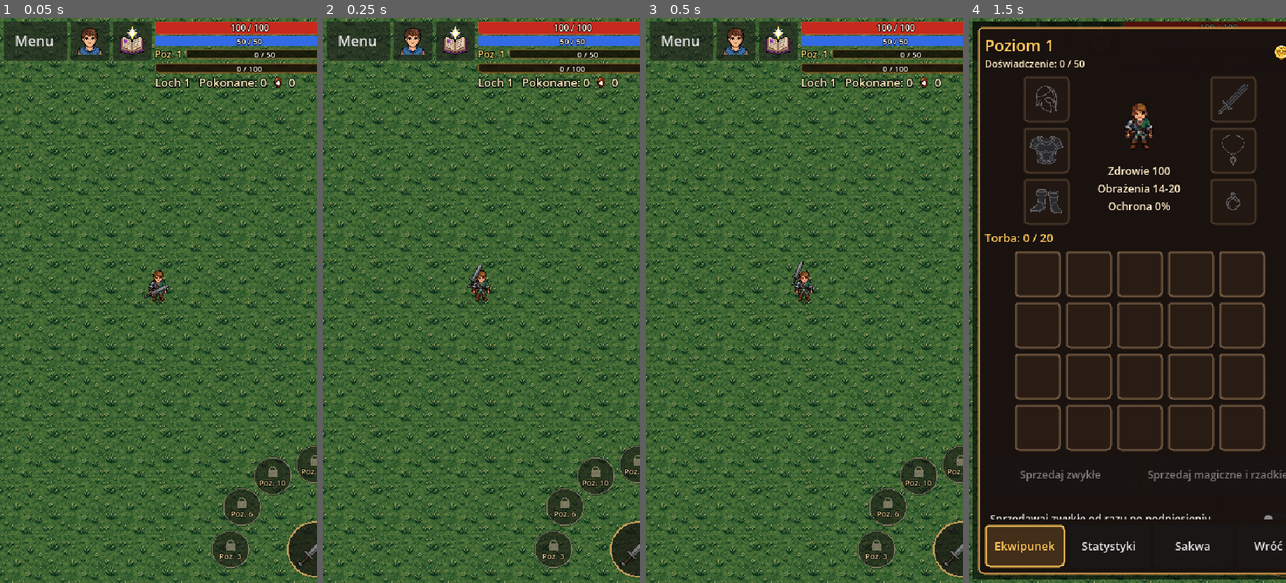
Above: before the commit, frames 1-4 (left to right).
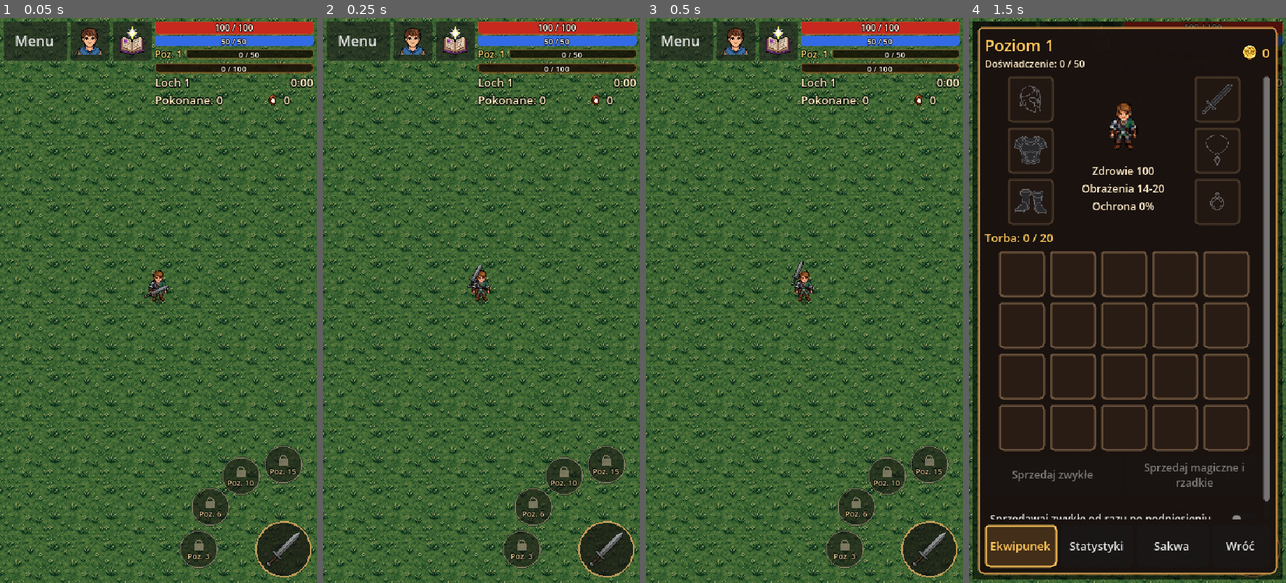
Above: after the commit, the same moments.

Repository: slota145/Watra-Mobile
Game: Godot game, scene res://scenes/horde.tscn
The game is run twice, just before and just after one commit, with the same random seed, the same clock (stepped at 60 frames per second) and the same inputs. This scene is started directly instead of the project's main scene. Sound files missing from this copy of the repository are replaced by a short silence.
Inputs (mouse positions are in pixels of both pictures, inside the frame that each line leads up to):
- Up to frame 1 (0.05 s): no input
- Up to frame 2 (0.25 s): no input
- Up to frame 3 (0.5 s): no input
- Up to frame 4 (1.5 s): click (1057, 40) at 0.5 s; click (1045, 97) at 1.27 s

The runs differ from the first frame. In frame 1, 6.6% of the frame differs, in the area x 48-100%, y 0-99%; in frame 2, 6.6%; in frame 3, 6.6%; in frame 4, 17%, in the area x 6-100%, y 0-100%.

Commit message:
Nowe statystyki przedmiotów (krytyki, zdrowie za zabicie, odnowienie, przeciw elitom, odnowa many) i poprawka górnego paska w lochu
Co-Authored-By: Claude Opus 5.5 <noreply@anthropic.com>
Claude-Session: https://claude.ai/code/session_01Ves32FHPfpwxGxzWd5wY4n

Diff:
--- a/scripts/items.gd
+++ b/scripts/items.gd
@@ -57,7 +57,10 @@
 
 ## Cechy postaci, które dają przedmioty: nazwa we wzorze (z liczbą), czy w procentach.
 ## hp - zdrowie, mana, damage_pct - obrażenia, attack_speed_pct - szybkość ataku, move_pct - szybkość ruchu,
-## regen - zdrowie na sekundę, protection_pct - mniej obrażeń od potworów, xp_pct - więcej doświadczenia.
+## regen - zdrowie na sekundę, protection_pct - mniej obrażeń od potworów, xp_pct - więcej doświadczenia,
+## crit_pct - szansa na trafienie krytyczne (do bazowych HeroStats.CRIT_CHANCE), crit_dmg_pct - obrażenia krytyczne
+## (do bazowych HeroStats.CRIT_DAMAGE), life_on_kill - zdrowie za zabicie potwora, cdr_pct - krótsze odnowienie
+## umiejętności, elite_dmg_pct - obrażenia przeciw elitom i bossom, mana_regen - mana na sekundę (do HeroLevels.MANA_REGEN).
 const STAT_FORMATS := {
 	"hp": "+%d do zdrowia",
 	"mana": "+%d do many",
@@ -67,6 +70,12 @@
 	"regen": "+%.1f zdrowia na sekundę",
 	"protection_pct": "+%d%% ochrony przed obrażeniami",
 	"xp_pct": "+%d%% doświadczenia",
+	"crit_pct": "+%d%% szansy na trafienie krytyczne",
+	"crit_dmg_pct": "+%d%% obrażeń krytycznych",
+	"life_on_kill": "+%d zdrowia za zabicie potwora",
+	"cdr_pct": "%d%% krótsze odnowienie umiejętności",
+	"elite_dmg_pct": "+%d%% obrażeń przeciw elitom i bossom",
+	"mana_regen": "+%.1f many na sekundę",
 }
 ## Losowe premie: [najmniej, najwięcej] na 1. poziomie lochu; `scales` - rośnie z siłą lochu (DungeonLevels.power),
 ## inaczej (procenty) rośnie płynnie o `per_level` z każdym poziomem lochu (decyzja autora 12.11.2026 - wcześniej
@@ -80,9 +89,18 @@
 	"regen": {"min": 0.4, "max": 1.2, "scales": true},
 	"protection_pct": {"min": 2.0, "max": 5.0, "per_level": 0.2},
 	"xp_pct": {"min": 4.0, "max": 10.0, "per_level": 0.4},
-}
+	"crit_pct": {"min": 2.0, "max": 4.0, "per_level": 0.1},
+	"crit_dmg_pct": {"min": 10.0, "max": 20.0, "per_level": 0.5},
+	"life_on_kill": {"min": 1.0, "max": 2.0, "scales": true},
+	"cdr_pct": {"min": 3.0, "max": 6.0, "per_level": 0.15},
+	"elite_dmg_pct": {"min": 6.0, "max": 12.0, "per_level": 0.5},
+	"mana_regen": {"min": 0.5, "max": 1.2, "scales": true},
+}
+## Premie z ułamkiem (jedno miejsce po przecinku), reszta - liczby całkowite.
+const DECIMAL_STATS := ["regen", "mana_regen"]
 ## Sufity sumy z całego ekwipunku (żeby postać nie stała się nieśmiertelna ani nie fruwała po lochu).
-const CAPS := {"protection_pct": 50.0, "move_pct": 50.0, "attack_speed_pct": 75.0}
+## Szansa na krytyk: 45% z przedmiotów + bazowe 5% = 50%; odnowienie najwyżej o 40% krótsze.
+const CAPS := {"protection_pct": 50.0, "move_pct": 50.0, "attack_speed_pct": 75.0, "crit_pct": 45.0, "cdr_pct": 40.0}
 ## Stała cecha każdego miejsca na 1. poziomie lochu (liczby rosną z siłą lochu, procenty o BASE_PCT_PER_LEVEL).
 ## Broń: obrażenia cięcia (od-do) zamiast zwykłego miecza postaci.
 const BASE := {
@@ -152,7 +170,7 @@
 		v *= DungeonLevels.power(level)
 	else:
 		v += a.get("per_level", 0.0) * (maxi(level, 1) - 1)
-	return snappedf(v, 0.1) if stat == "regen" else float(roundi(v))
+	return snappedf(v, 0.1) if stat in DECIMAL_STATS else float(roundi(v))
 
 
 static func roll_rarity(weights: Dictionary) -> String:
@@ -211,7 +229,7 @@
 static func stat_text(stat: String, value: float) -> String:
 	if stat == "damage":
 		return ""
-	if stat == "regen":
+	if stat in DECIMAL_STATS:
 		return Lang.t(STAT_FORMATS[stat]) % value
 	return Lang.t(STAT_FORMATS[stat]) % roundi(value)
 
@@ -314,7 +332,7 @@
 		for a in raw_affixes:
 			if a is Dictionary and STAT_FORMATS.has(a.get("stat", "")):
 				var v := float(a.get("value", 0))
-				affixes.append({"stat": a.stat, "value": snappedf(v, 0.1) if a.stat == "regen" else v})
+				affixes.append({"stat": a.stat, "value": snappedf(v, 0.1) if a.stat in DECIMAL_STATS else v})
 	var sockets: Array = []
 	var raw_sockets = data.get("sockets", [""])
 	if raw_sockets is Array:
--- a/scripts/proto/arena.gd
+++ b/scripts/proto/arena.gd
@@ -503,12 +503,19 @@
 	box.add_child(ember_bar)
 	ember_text = _bar_text(ember_bar, 9)
 	ember_text.text = "0 / %d" % DungeonLevels.SUMMON_COST
+	# dwa krótkie wiersze (w jednym nie mieściły się na 360 px i rozpychały cały interfejs): poziom i czas,
+	# pokonane i żar
 	var row := HBoxContainer.new()
 	row.mouse_filter = Control.MOUSE_FILTER_IGNORE
 	box.add_child(row)
 	level_label = _hud_label(tr("Loch %d") % level)
-	level_label.custom_minimum_size = Vector2(46, 0)
+	level_label.size_flags_horizontal = Control.SIZE_EXPAND_FILL
 	row.add_child(level_label)
+	time_label = _hud_label("0:00")
+	row.add_child(time_label)
+	row = HBoxContainer.new()
+	row.mouse_filter = Control.MOUSE_FILTER_IGNORE
+	box.add_child(row)
 	kills_label = _hud_label(tr("Pokonane: %d") % 0)
 	kills_label.size_flags_horizontal = Control.SIZE_EXPAND_FILL
 	row.add_child(kills_label)
@@ -522,8 +529,6 @@
 	embers_label = _hud_label("0")
 	embers_label.custom_minimum_size = Vector2(34, 0)
 	row.add_child(embers_label)
-	time_label = _hud_label("0:00")
-	row.add_child(time_label)
 	deaths_label = _hud_label(tr("Zgony: %d") % 0)
 	deaths_label.add_theme_color_override("font_color", Color(1, 0.45, 0.35))
 	deaths_label.visible = Game.dev_immortal
@@ -618,11 +623,16 @@
 	_apply_weapon()
 
 
-## Miecz: obrażenia z założonej broni, mnożnik z poziomu i premii, szybkość ataku.
+## Miecz: obrażenia z założonej broni, mnożnik z poziomu i premii, szybkość ataku, krytyki, premia przeciw elitom
+## i bossom, krótsze odnowienie umiejętności.
 func _apply_weapon() -> void:
 	weapon.damage = HeroStats.weapon_damage(gear)
 	weapon.damage_mult = HeroStats.damage_mult(Game.hero_level, gear)
 	weapon.speed_mult = HeroStats.attack_speed_mult(gear)
+	weapon.crit_chance = HeroStats.crit_chance(gear) / 100.0
+	weapon.crit_mult = HeroStats.crit_damage(gear) / 100.0
+	weapon.elite_mult = 1.0 + gear.get("elite_dmg_pct", 0.0) / 100.0
+	weapon.cooldown_cut = gear.get("cdr_pct", 0.0) / 100.0
 
 
 ## Umiejętności z miejsc na przyciski walki i do miecza (duży przycisk - umiejętność z auto atakiem).
--- a/scripts/proto/proto_hero.gd
+++ b/scripts/proto/proto_hero.gd
@@ -10,7 +10,7 @@
 ## Poziom postaci (`set_level`, HeroLevels) ustala największe zdrowie; awans (`level_up`) leczy do pełna
 ## ze złotym błyskiem, napisem „Poziom N!” i dźwiękiem. Przedmioty (`gear` - Items.totals) dokładają zdrowie, manę,
 ## szybkość ruchu, regenerację zdrowia i ochronę (mniej obrażeń od potworów).
-## Mana odnawia się sama (HeroLevels.MANA_REGEN), a wydają ją umiejętności miecza (`spend_mana`). Skok Mgnienia
+## Mana odnawia się sama (HeroLevels.MANA_REGEN i premia przedmiotów `mana_regen`), a wydają ją umiejętności miecza (`spend_mana`). Skok Mgnienia
 ## (`teleport`) przenosi postać od razu, zostawia gasnący cień w miejscu startu i daje chwilę nietykalności.
 
 signal health_changed(hp: int, max_hp: int)
@@ -91,7 +91,7 @@
 			hp = mini(hp + heal, max_hp)
 			health_changed.emit(hp, max_hp)
 	if mana < max_mana:
-		_mana_acc += HeroLevels.MANA_REGEN * delta
+		_mana_acc += (HeroLevels.MANA_REGEN + gear.get("mana_regen", 0.0)) * delta
 		if _mana_acc >= 1.0:
 			var add := int(_mana_acc)
 			_mana_acc -= add
--- a/scripts/proto/proto_horde.gd
+++ b/scripts/proto/proto_horde.gd
@@ -196,6 +196,9 @@
 
 func _on_died(g: ProtoGoblin) -> void:
 	_alive -= 1
+	var heal := roundi(hero.gear.get("life_on_kill", 0.0))
+	if heal > 0 and not hero.dead:
+		hero.heal(heal)  # premia przedmiotów: zdrowie za zabicie
 	kills += 1
 	kills_changed.emit(kills)
 	var ember := ProtoEmber.new()
--- a/scripts/proto/proto_target.gd
+++ b/scripts/proto/proto_target.gd
@@ -5,8 +5,14 @@
 ## Kamienie umiejętności (Gems): podpalenie (`burn` - obrażenia co BURN_TICK przez `burn_tick`, pomarańczowe liczby)
 ## i spowolnienie (`slow` - potwory mnożą prędkość przez `speed_factor()`); znaczki rysuje węzeł _Status pod celem.
 
+## Kolor i wielkość liczby trafienia krytycznego.
+const CRIT_COLOR := Color(1.0, 0.82, 0.25)
+const CRIT_SIZE := 15
+
 ## Wysokość środka celu nad ziemią (tam celuje broń i wyskakują liczby).
 var center_height := 18.0
+## Następna liczba obrażeń to trafienie krytyczne (ustawia miecz tuż przed take_damage; liczba złota, większa, z „!”).
+var crit_next := false
 
 
 ## Punkt, w który celuje broń.
@@ -81,9 +87,13 @@
 
 ## Liczba obrażeń wyskakująca nad celem.
 func spawn_number(amount: int, color := Color(1.0, 0.95, 0.8)) -> void:
+	var crit := crit_next
+	crit_next = false
 	var num := Label.new()
-	num.text = str(amount)
-	num.add_theme_font_size_override("font_size", 12)
+	num.text = str(amount) + ("!" if crit else "")
+	if crit:
+		color = CRIT_COLOR
+	num.add_theme_font_size_override("font_size", CRIT_SIZE if crit else 12)
 	num.add_theme_color_override("font_color", color)
 	num.add_theme_color_override("font_outline_color", Color(0.15, 0.08, 0.05))
 	num.add_theme_constant_override("outline_size", 4)
--- a/scripts/proto/proto_weapon.gd
+++ b/scripts/proto/proto_weapon.gd
@@ -163,6 +163,12 @@
 var damage := DAMAGE
 ## Mnożnik szybkości ataku (rozbieg, cięcie, powrót i odpoczynek trwają tyle razy krócej).
 var speed_mult := 1.0
+## Premie przedmiotów (ustawia arena z HeroStats): szansa na krytyk (0-1) i mnożnik krytyka, mnożnik obrażeń
+## przeciw elitom i bossom, skrócenie odnowienia umiejętności (0-1).
+var crit_chance := HeroStats.CRIT_CHANCE / 100.0
+var crit_mult := HeroStats.CRIT_DAMAGE / 100.0
+var elite_mult := 1.0
+var cooldown_cut := 0.0
 ## Czy gracz trzyma przycisk Mgnienia (skoki co FLICKER_INTERVAL, dopóki starcza many).
 var flicker_held := false
 ## Umiejętność pod dużym przyciskiem (Skills; zwykły cios - Skills.STRIKE).
@@ -518,13 +524,21 @@
 
 ## Odnowienie bez kamienia unikalnego (Młynek z nim - co tyle wybuch z 10. poziomu).
 func _cooldown_base(id: String) -> float:
-	return Skills.cooldown_of(id) * (1.0 - gem_power(id, "haste") / 100.0) * Skills.level_cost(level_of(id))
-
-
-## Trafienie umiejętnością `skill` - obrażenia i działanie jej kamieni (podpalenie, spowolnienie, leczenie, mana,
+	return Skills.cooldown_of(id) * (1.0 - gem_power(id, "haste") / 100.0) * Skills.level_cost(level_of(id)) \
+			* (1.0 - cooldown_cut)
+
+
+## Trafienie umiejętnością `skill` - premia przeciw elitom i bossom, trafienie krytyczne (złota liczba), obrażenia
+## i działanie jej kamieni (podpalenie, spowolnienie, leczenie, mana,
 ## piorun).
 func _deal(t: ProtoTarget, amount: int, from: Vector2, skill: String) -> void:
+	if t is ProtoChief or (t is ProtoGoblin and t.elite != null):
+		amount = roundi(amount * elite_mult)
+	if randf() < crit_chance:
+		amount = roundi(amount * crit_mult)
+		t.crit_next = true
 	t.take_damage(amount, from)
+	t.crit_next = false
 	var sockets: Array = skill_gems.get(skill, [])
 	if sockets.is_empty():
 		return
--- a/scripts/ui/hero_stats.gd
+++ b/scripts/ui/hero_stats.gd
@@ -27,8 +27,15 @@
 const LEFT_SLOTS := ["helmet", "armor", "boots"]
 const RIGHT_SLOTS := ["weapon", "amulet", "ring"]
 ## Kolejność statystyk w oknie; te z EXTRA_STATS pokazują się tylko, gdy przedmioty coś do nich dają.
-const STAT_KEYS := ["hp", "mana", "damage", "speed", "move", "protection", "regen", "xp", "slots"]
-const EXTRA_STATS := ["protection", "regen", "xp"]
+const STAT_KEYS := ["hp", "mana", "damage", "speed", "move", "crit", "crit_dmg", "mana_regen", "protection", "regen",
+	"life_on_kill", "cdr", "elite_dmg", "xp", "slots"]
+const EXTRA_STATS := ["protection", "regen", "life_on_kill", "cdr", "elite_dmg", "xp"]
+## Statystyki porównywane przy zakładaniu przedmiotu (bez miejsc na umiejętności).
+const COMPARE_KEYS := ["hp", "mana", "damage", "speed", "move", "crit", "crit_dmg", "mana_regen", "protection", "regen",
+	"life_on_kill", "cdr", "elite_dmg", "xp"]
+## Bazowe trafienie krytyczne postaci (bez przedmiotów): szansa i obrażenia w procentach.
+const CRIT_CHANCE := 5.0
+const CRIT_DAMAGE := 150.0
 const TABS := ["equip", "stats", "pouch"]
 const TAB_NAMES := {"equip": "Ekwipunek", "stats": "Statystyki", "pouch": "Sakwa"}
 
@@ -286,6 +293,8 @@
 	_put("damage", s.damage, "+%d%%" % roundi(HeroLevels.DAMAGE_STEP * 100.0), top)
 	_put("speed", s.speed, "", true)
 	_put("move", s.move, "", true)
+	for key in ["crit", "crit_dmg", "mana_regen"]:
+		_put(key, s[key], "", true)
 	for key in EXTRA_STATS:
 		_put(key, s[key], "", true)
 		var shown: bool = s[key] != summary(1, {})[key]
@@ -354,7 +363,23 @@
 		"protection": "%d%%" % roundi(gear.get("protection_pct", 0.0)),
 		"regen": Lang.t("%.1f /s") % gear.get("regen", 0.0),
 		"xp": "+%d%%" % roundi(gear.get("xp_pct", 0.0)),
+		"crit": "%d%%" % roundi(crit_chance(gear)),
+		"crit_dmg": "%d%%" % roundi(crit_damage(gear)),
+		"mana_regen": Lang.t("%.1f /s") % (HeroLevels.MANA_REGEN + gear.get("mana_regen", 0.0)),
+		"life_on_kill": "+%d" % roundi(gear.get("life_on_kill", 0.0)),
+		"cdr": "-%d%%" % roundi(gear.get("cdr_pct", 0.0)),
+		"elite_dmg": "+%d%%" % roundi(gear.get("elite_dmg_pct", 0.0)),
 	}
+
+
+## Szansa na trafienie krytyczne w procentach: bazowa i z przedmiotów (sufit przedmiotów - Items.CAPS).
+static func crit_chance(gear: Dictionary) -> float:
+	return CRIT_CHANCE + gear.get("crit_pct", 0.0)
+
+
+## Obrażenia trafienia krytycznego w procentach zwykłego cięcia: bazowe i z przedmiotów.
+static func crit_damage(gear: Dictionary) -> float:
+	return CRIT_DAMAGE + gear.get("crit_dmg_pct", 0.0)
 
 
 ## Obrażenia cięcia przed mnożnikiem: założona broń albo zwykły miecz postaci.
@@ -587,7 +612,7 @@
 	var a := summary(lvl, before)
 	var b := summary(lvl, after)
 	var out: Array = []
-	for key in ["hp", "mana", "damage", "speed", "move", "protection", "regen", "xp"]:
+	for key in COMPARE_KEYS:
 		if a[key] == b[key]:
 			continue
 		var better: bool
@@ -595,6 +620,8 @@
 			var da := damage_range(lvl, before)
 			var db := damage_range(lvl, after)
 			better = db.x + db.y > da.x + da.y
+		elif key == "cdr":
+			better = _num(b[key]) < _num(a[key])  # „-12%” to krótsze odnowienie niż „-5%”
 		else:
 			better = _num(b[key]) > _num(a[key])
 		out.append([tr("%s: %s → %s") % [_stat_name(key), a[key], b[key]], better])
@@ -819,6 +846,18 @@
 			return tr("Ochrona")
 		"regen":
 			return tr("Regeneracja")
+		"crit":
+			return tr("Szansa na krytyk")
+		"crit_dmg":
+			return tr("Obrażenia krytyczne")
+		"mana_regen":
+			return tr("Odnowa many")
+		"life_on_kill":
+			return tr("Zdrowie za zabicie")
+		"cdr":
+			return tr("Odnowienie umiejętności")
+		"elite_dmg":
+			return tr("Przeciw elitom i bossom")
 		"xp":
 			return tr("Doświadczenie")
 	return tr("Miejsca na umiejętności")
--- a/tests/test_items.gd
+++ b/tests/test_items.gd
@@ -3,7 +3,8 @@
 ## z sufitami, cena sprzedaży, torba, zakładanie, zdejmowanie, sprzedaż i zapis (Game), przedmiot z goblina leci
 ## do torby (pełna torba - odskakuje), cechy przedmiotów działają na postać i miecz w lochu (także po zmianie
 ## w pauzie), okno „Postać” z ekwipunkiem i torbą (opis przedmiotu, „Załóż”, „Sprzedaj” z potwierdzeniem, pola
-## 44 px, „wstecz”) i skrót deweloperski „+5 przedm.”.
+## 44 px, „wstecz”) i skrót deweloperski „+5 przedm.”. Nowe premie (13.11.2026): krytyki (złota liczba z „!”), zdrowie
+## za zabicie, krótsze odnowienie, przeciw elitom i bossom, odnowa many - z sufitami i w oknie „Postać”.
 
 var _failed := 0
 
@@ -31,6 +32,7 @@
 	_test_game(game)
 	await _test_dungeon(game)
 	await _test_window(game)
+	await _test_new_stats(game)
 	DirAccess.remove_absolute(game.settings_path)
 	DirAccess.remove_absolute(game.save_path)
 	print("WYNIK: %s" % ("wszystko OK" if _failed == 0 else "%d błędów" % _failed))
@@ -263,3 +265,62 @@
 	arena.queue_free()
 	await process_frame
 	game.reset_hero()
+
+
+func _test_new_stats(game: Node) -> void:
+	var fresh := ["crit_pct", "crit_dmg_pct", "life_on_kill", "cdr_pct", "elite_dmg_pct", "mana_regen"]
+	var known := true
+	for stat in fresh:
+		known = known and Items.AFFIXES.has(stat) and Items.STAT_FORMATS.has(stat)
+	_check(known, "nowe premie w puli losowania i z opisem")
+	_check(Items.stat_text("mana_regen", 0.8) == "+0.8 many na sekundę", "opis odnowy many z ułamkiem: " + Items.stat_text("mana_regen", 0.8))
+	var big := {"ring": {"slot": "ring", "base": {}, "affixes": [{"stat": "crit_pct", "value": 80.0}, {"stat": "cdr_pct", "value": 90.0}], "sockets": []}}
+	var t := Items.totals(big)
+	_check(t.crit_pct == Items.CAPS.crit_pct and t.cdr_pct == Items.CAPS.cdr_pct, "sufity: krytyk %d%%, odnowienie %d%%" % [t.crit_pct, t.cdr_pct])
+	_check(HeroStats.summary(1, {}).crit == "5%" and HeroStats.summary(1, {}).crit_dmg == "150%", "bazowy krytyk: 5% za 150%")
+	# premie w lochu
+	var ring := Items.roll(1, "ring", "common")
+	ring.affixes = [{"stat": "crit_pct", "value": 15.0}, {"stat": "crit_dmg_pct", "value": 50.0},
+		{"stat": "elite_dmg_pct", "value": 20.0}, {"stat": "cdr_pct", "value": 20.0},
+		{"stat": "mana_regen", "value": 2.0}, {"stat": "life_on_kill", "value": 5.0}]
+	game.equipped = {"ring": ring}
+	game.dungeon_level = 2
+	var arena: Node = load("res://scenes/horde.tscn").instantiate()
+	root.add_child(arena)
+	await process_frame
+	var hero: ProtoHero = arena.hero
+	var horde: ProtoHorde = arena.horde_spawner
+	var weapon: ProtoWeapon = arena.weapon
+	horde.running = false
+	weapon.auto_attack = false
+	_check(is_equal_approx(weapon.crit_chance, 0.2) and is_equal_approx(weapon.crit_mult, 2.0)
+		and is_equal_approx(weapon.elite_mult, 1.2) and is_equal_approx(weapon.cooldown_cut, 0.2), "premie trafiają do miecza")
+	var full := weapon.cooldown_full("whirl")
+	weapon.cooldown_cut = 0.0
+	_check(is_equal_approx(full, weapon.cooldown_full("whirl") * 0.8), "krótsze odnowienie umiejętności (%.1f s)" % full)
+	weapon.cooldown_cut = 0.2
+	var g := horde.spawn_at(hero.position + Vector2(150, 0))
+	await process_frame
+	weapon.crit_chance = 1.0
+	var hp := g.hp
+	weapon._deal(g, 10, hero.global_position, Skills.STRIKE)
+	var crit_label := false
+	for c in g.get_children():
+		crit_label = crit_label or (c is Label and c.text == "20!")
+	_check(g.hp == hp - 20 and crit_label, "trafienie krytyczne: x2 i złota liczba „20!”")
+	weapon.crit_chance = 0.0
+	var e := horde.spawn_at(hero.position + Vector2(-150, 0), "goblin", ["fast"] as Array[String])
+	await process_frame
+	hp = e.hp
+	weapon._deal(e, 10, hero.global_position, Skills.STRIKE)
+	_check(e.hp == hp - 12, "przeciw elitom +20%% (%d)" % (hp - e.hp))
+	hero.hp = 50
+	g.take_damage(100000, hero.global_position)
+	_check(hero.hp == 55, "zdrowie za zabicie potwora (%d)" % hero.hp)
+	hero.mana = 0
+	await _wait(1.0)
+	_check(hero.mana >= 4 and hero.mana <= 6, "odnowa many z premią (%d na s)" % hero.mana)
+	arena.queue_free()
+	await process_frame
+	game.equipped = {}
+	game.save_game()
--- a/translations/teksty.csv
+++ b/translations/teksty.csv
@@ -131,10 +131,14 @@
 "Miejsca na umiejętności","Skill slots","hero_stats.gd"
 "Na pewno? +%d złota","","hero_stats.gd"
 "Następny poziom","Next level","hero_stats.gd"
+"Obrażenia krytyczne","","hero_stats.gd"
 "Obrażenia miecza","Sword damage","hero_stats.gd"
 "Ochrona","","hero_stats.gd"
+"Odnowa many","","hero_stats.gd"
+"Odnowienie umiejętności","","hero_stats.gd"
 "Po założeniu:","","hero_stats.gd"
 "Po zdjęciu:","","hero_stats.gd"
+"Przeciw elitom i bossom","","hero_stats.gd"
 "Regeneracja","","hero_stats.gd"
 "Sakwa","","hero_stats.gd"
 "Sakwa (%d)","","hero_stats.gd"
@@ -146,6 +150,7 @@
 "Statystyki","","hero_stats.gd"
 "Stuknij gniazdo, żeby włożyć, wymienić albo wyjąć kamień.","","hero_stats.gd"
 "Stuknij kamień: zobaczysz, gdzie pasuje i co tam da. Kropki pod kamieniem to jego stopień.","","hero_stats.gd"
+"Szansa na krytyk","","hero_stats.gd"
 "Szybkość ataku","Attack speed","hero_stats.gd"
 "Szybkość ruchu","Move speed","hero_stats.gd"
 "Załóż","","hero_stats.gd"
@@ -153,17 +158,24 @@
 "Zdrowie %s
 Obrażenia %s
 Ochrona %s","","hero_stats.gd"
+"Zdrowie za zabicie","","hero_stats.gd"
 "na poz. %d","at lv. %d","hero_stats.gd"
 "Poziom %d","Level %d","hero_stats.gd, level_picker.gd"
 "Torba: %d / %d","","hero_stats.gd, shop_window.gd, smith_window.gd, stash_window.gd"
 "Sakwa pusta - kamienie wypadają w lochach od poziomu %d.","","hero_stats.gd, skills_window.gd"
 "Zdejmij","Remove","hero_stats.gd, skills_window.gd"
 "puste","","hero_stats.gd, skills_window.gd"
+"%d%% krótsze odnowienie umiejętności","","items.gd"
 "%s - %s, loch %d","","items.gd"
+"+%.1f many na sekundę","","items.gd"
 "+%.1f zdrowia na sekundę","","items.gd"
 "+%d do many","","items.gd"
 "+%d do zdrowia","","items.gd"
+"+%d zdrowia za zabicie potwora","","items.gd"
+"+%d%% obrażeń krytycznych","","items.gd"
+"+%d%% obrażeń przeciw elitom i bossom","","items.gd"
 "+%d%% ochrony przed obrażeniami","","items.gd"
+"+%d%% szansy na trafienie krytyczne","","items.gd"
 "+%d%% szybkości ataku","","items.gd"
 "+%d%% szybkości ruchu","","items.gd"
 "Amulet","","items.gd"
@@ -253,13 +265,14 @@
 shader_type canvas_item;
 uniform vec4 glow : source_color = vec4(1.0);
 uniform float pulse = 1.0;
+varying vec4 tint;
+
+void vertex() {
+	tint = COLOR;
+}
 
 void fragment() {
-	vec4 c = texture(TEXTURE, UV);
-	vec4 m = COLOR;
-	if (c.a > 0.1) {
-		COLOR = c * m;
-	} else {
+	if (COLOR.a < 0.1) {
 		vec2 p = TEXTURE_PIXEL_SIZE;
 		float near = max(max(texture(TEXTURE, UV + vec2(p.x, 0.0)).a, texture(TEXTURE, UV - vec2(p.x, 0.0)).a),
 			max(texture(TEXTURE, UV + vec2(0.0, p.y)).a, texture(TEXTURE, UV - vec2(0.0, p.y)).a));
@@ -268,7 +281,7 @@
 			max(texture(TEXTURE, UV + vec2(p.x, -p.y)).a, texture(TEXTURE, UV + vec2(-p.x, p.y)).a)));
 		far = max(far, max(texture(TEXTURE, UV + vec2(0.0, 2.0 * p.y)).a, texture(TEXTURE, UV - vec2(0.0, 2.0 * p.y)).a));
 		float a = near > 0.1 ? 0.95 : (far > 0.1 ? 0.4 : 0.0);
-		COLOR = vec4(glow.rgb, a * pulse * m.a);
+		COLOR = vec4(glow.rgb, a * pulse * tint.a);
 	}
 }
 ","","proto_elite.gd"
Not shown, changed: docs/ROADMAP.md
Not shown, changed: docs/historia.md
